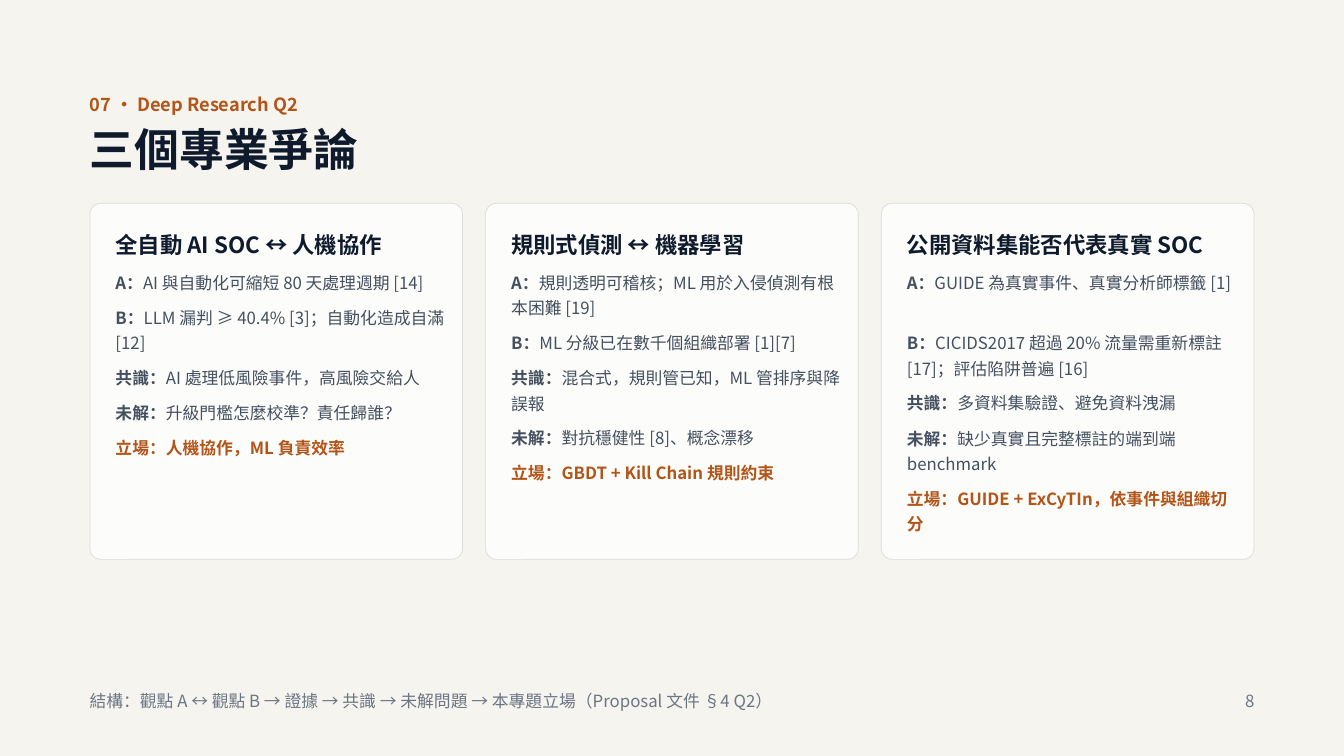
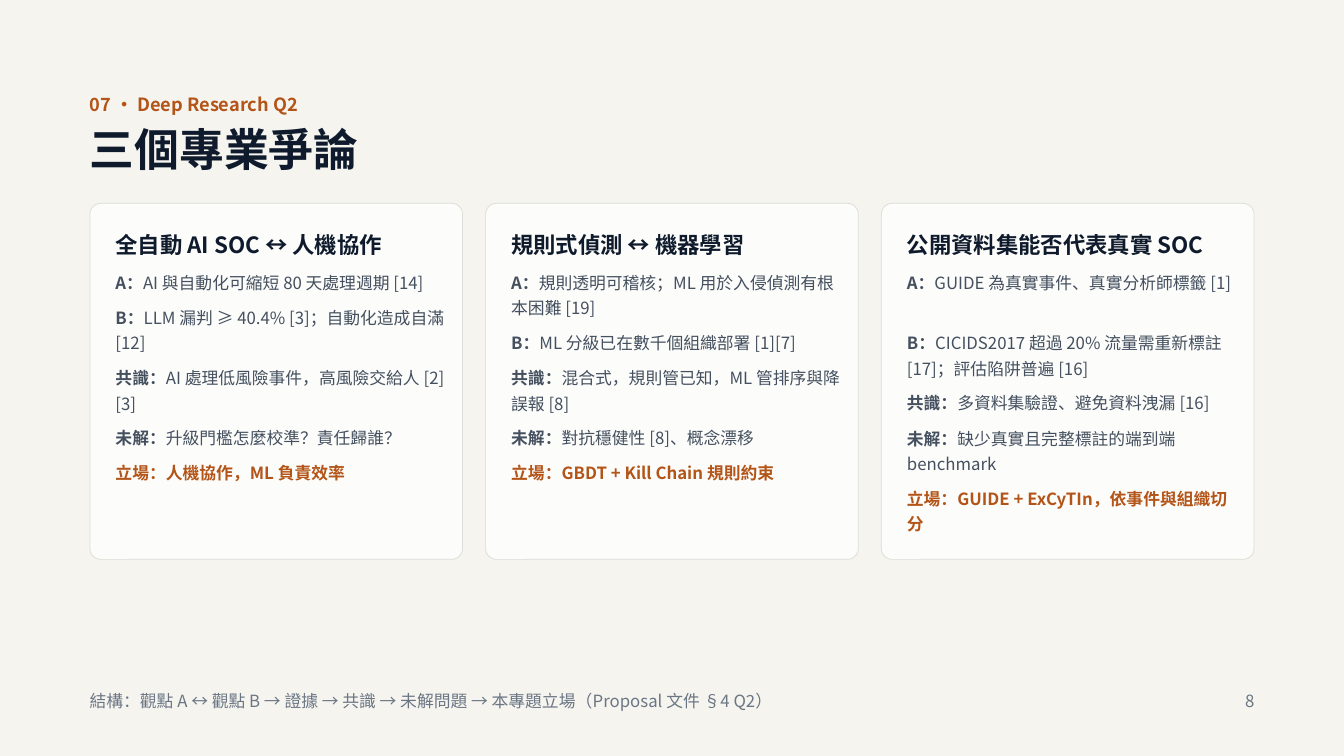
Before and after one commit to jimtaerini/AI_SOC_Analyst_Agent, a slide deck: slide 8 of docs/AI_SOC_Analyst_Agent-Proposal.pptx. Drawn at 1344x756 pixels with LibreOffice and Linux fonts; fonts in the diff are those of the drawing. Boxes give left, top, right and bottom in pixels: in the first picture for what was removed or moved away, otherwise in the second. Text is boxed around its words. In the diff, an @@ line names an element or a change of style, - is before the commit and + after.

```diff
--- a/docs/AI_SOC_Analyst_Agent-Proposal.pptx
+++ b/docs/AI_SOC_Analyst_Agent-Proposal.pptx
@@ text at bbox=[115, 369, 445, 413]: text changed @@
-共識：AI 處理低風險事件，高風險交給人
+共識：AI 處理低風險事件，高風險交給人 [2][3]
@@ text at bbox=[511, 369, 840, 413]: text changed @@
-共識：混合式，規則管已知，ML 管排序與降誤報
+共識：混合式，規則管已知，ML 管排序與降誤報 [8]
@@ text at bbox=[907, 394, 1210, 412]: text changed @@
-共識：多資料集驗證、避免資料洩漏
+共識：多資料集驗證、避免資料洩漏 [16]
@@ text "未解：升級門檻怎麼校準？責任歸誰？": place and size @@
-text "未解：升級門檻怎麼校準？責任歸誰？" at bbox=[115, 404, 400, 421]
+text "未解：升級門檻怎麼校準？責任歸誰？" at bbox=[115, 429, 400, 446]
@@ text "立場：人機協作，ML 負責效率": place and size @@
-text "立場：人機協作，ML 負責效率" at bbox=[115, 439, 345, 456]
+text "立場：人機協作，ML 負責效率" at bbox=[115, 464, 345, 481]
```
Also in this commit, not shown: 1 other file.
